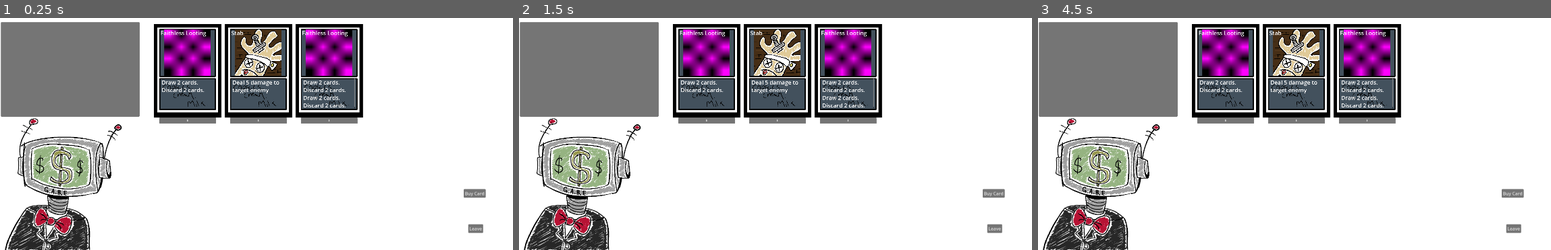
Above: before the commit, frames 1-3 (left to right).
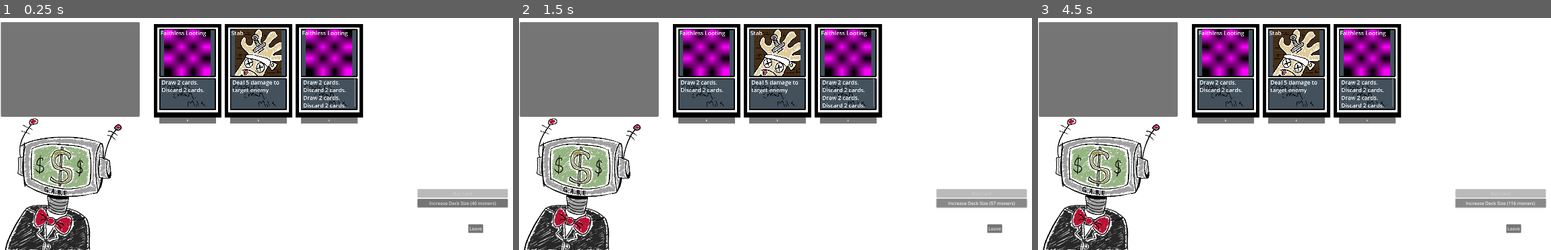
Above: after the commit, the same moments.

Repository: nonagaga/MJ193
Game: Godot game, scene res://UI/Shop/Shop UI.tscn
Two runs of this game, one before a commit and one after it. Both use one fixed random seed, a clock stepped at 60 frames per second and the inputs below. This scene is started directly instead of the project's main scene. Sound files missing from this copy of the repository are replaced by a short silence.
Inputs (mouse positions are in pixels of both pictures, inside the frame that each line leads up to):
- Up to frame 1 (0.25 s): no input
- Up to frame 2 (1.5 s): click (980, 203) at 0.5 s, where only the run after the commit has a clickable "Increase Deck Size (40 moners)"; click (980, 203) at 1.25 s, where only the run after the commit has a clickable "Increase Deck Size (48 moners)"
- Up to frame 3 (4.5 s): click (1499, 203) at 2 s, where only the run after the commit has a clickable "Increase Deck Size (57 moners)"; click (1499, 203) at 2.75 s, where only the run after the commit has a clickable "Increase Deck Size (68 moners)"; click (1499, 203) at 3.5 s, where only the run after the commit has a clickable "Increase Deck Size (81 moners)"; click (1499, 203) at 4.25 s, where only the run after the commit has a clickable "Increase Deck Size (97 moners)"

The runs differ from the first frame. In frame 1, 1.3% of the frame differs, in the area x 81-100%, y 73-82%; in frame 2, 1.4%; in frame 3, 1.4%, in the area x 81-100%, y 73-83%.

Commit message:
added deck increase in price and increase max deck size

Diff:
--- /dev/null
+++ b/UI/Deck Display.tscn
@@ -0,0 +1,36 @@
+[gd_scene format=3 uid="uid://cthnoyb4c4aum"]
+
+[node name="DeckDisplay" type="Control"]
+layout_mode = 3
+anchors_preset = 15
+anchor_right = 1.0
+anchor_bottom = 1.0
+grow_horizontal = 2
+grow_vertical = 2
+
+[node name="ColorRect" type="ColorRect" parent="."]
+layout_mode = 1
+anchors_preset = 15
+anchor_right = 1.0
+anchor_bottom = 1.0
+grow_horizontal = 2
+grow_vertical = 2
+
+[node name="HBoxContainer" type="HBoxContainer" parent="."]
+layout_mode = 1
+anchors_preset = 15
+anchor_right = 1.0
+anchor_bottom = 1.0
+grow_horizontal = 2
+grow_vertical = 2
+
+[node name="ScrollContainer" type="ScrollContainer" parent="HBoxContainer"]
+layout_mode = 2
+size_flags_horizontal = 3
+
+[node name="GridContainer" type="GridContainer" parent="HBoxContainer/ScrollContainer"]
+layout_mode = 2
+
+[node name="VBoxContainer" type="VBoxContainer" parent="HBoxContainer"]
+custom_minimum_size = Vector2(200, 0)
+layout_mode = 2
--- a/UI/Shop/Shop UI.tscn
+++ b/UI/Shop/Shop UI.tscn
@@ -58,16 +58,21 @@
 scale = Vector2(0.5, 0.5)
 
 [node name="VBoxContainer" type="VBoxContainer" parent="."]
-layout_mode = 0
-anchor_left = 0.859896
+layout_mode = 1
+anchors_preset = -1
+anchor_left = 0.773958
 anchor_top = 0.798148
-anchor_right = 0.900521
-anchor_bottom = 0.835185
+anchor_right = 0.941667
+anchor_bottom = 0.90463
 metadata/_edit_use_anchors_ = true
 
 [node name="Buy" type="Button" parent="VBoxContainer"]
 layout_mode = 2
+disabled = true
 text = "Buy Card"
+
+[node name="Increase Deck Size" type="Button" parent="VBoxContainer"]
+layout_mode = 2
 
 [node name="Quit" type="Button" parent="."]
 layout_mode = 1
@@ -88,4 +93,5 @@
 offset_bottom = 40.0
 
 [connection signal="pressed" from="VBoxContainer/Buy" to="." method="buy_selected"]
+[connection signal="pressed" from="VBoxContainer/Increase Deck Size" to="." method="increase_deck_size"]
 [connection signal="pressed" from="Quit" to="." method="_on_quit_pressed"]
--- a/UI/Shop/shop_ui.gd
+++ b/UI/Shop/shop_ui.gd
@@ -18,9 +18,20 @@
 	while !Globals.discard.is_empty():
 		Globals.deck.append(Globals.discard.pop_front())
 	fill_shop()
+	update_increase_deck_size_button()
 
 func buy_selected():
 	_on_card_buy(current_sel)
+
+func update_increase_deck_size_button():
+	$"VBoxContainer/Increase Deck Size".disabled = Globals.money<Globals.deck_increase_price
+	$"VBoxContainer/Increase Deck Size".text = "Increase Deck Size (%s moners)"%[Globals.deck_increase_price]
+
+func increase_deck_size():
+	Globals.money -= Globals.deck_increase_price
+	Globals.maxDeckSize += Globals.DECKINCREASEAMT
+	Globals.deck_increase_price *= 1.2
+	update_increase_deck_size_button()
 
 func card_selected(ui:CardUI):
 	#print(ui)
@@ -39,6 +50,7 @@
 	ui.queue_free()
 	card_bought()
 	add_new_card()
+	update_increase_deck_size_button()
 
 func fill_shop():
 	while $HBoxContainer.get_child_count()<BUYABLECOUNT:
--- a/globals.gd
+++ b/globals.gd
@@ -4,7 +4,9 @@
 @export var maxDeckSize:int = 21
 @export var deck:Array[CardDataClass]
 @export var discard:Array[CardDataClass]
-var money:int = 0
+var money:int = 10000
+var deck_increase_price:int = 40
+const DECKINCREASEAMT:int = 3
 var hand:Array[CardDataClass]
 var gameManager
 var scene_manager : SceneManager
Not shown: 1 places in Cards/FaithlessLooting.tres that only renumber resources
